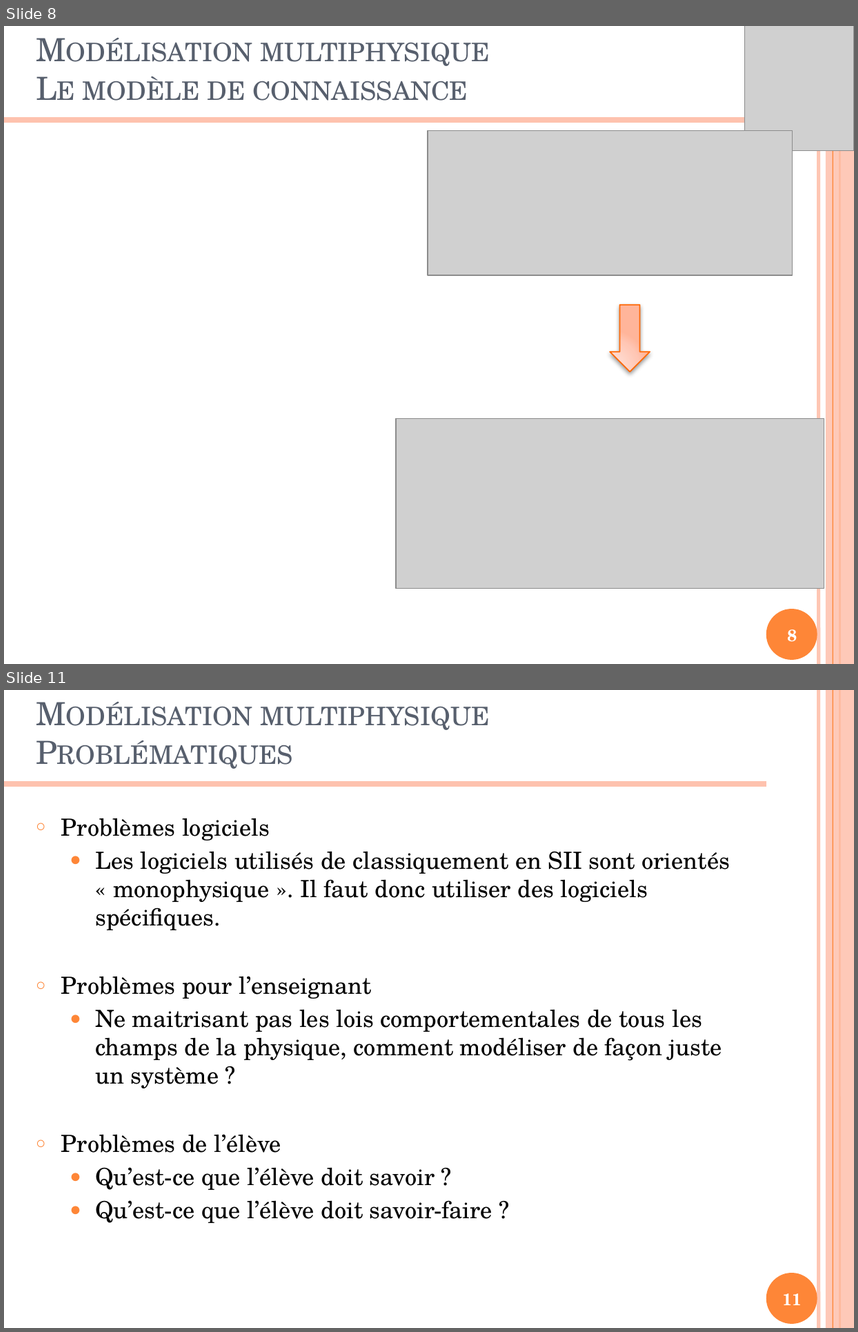
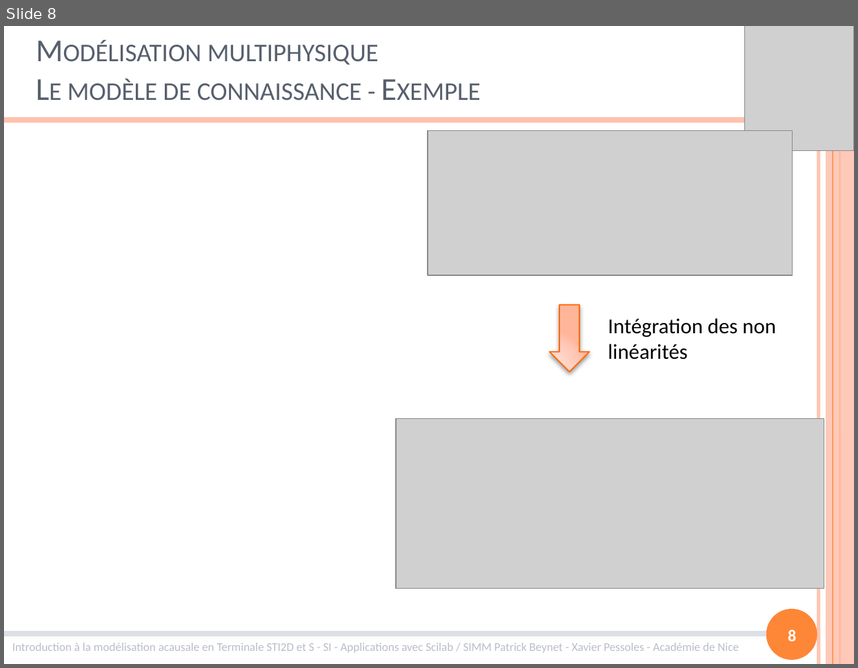
Before and after one commit to xpessoles/Formations, a slide deck: ModelisationMultiphysique/ModelisationMultiphysique.pptx. Shown one above the other, each under a label of ours: slides 8 and 11 before the commit, slide 8 after it; the slides between them are not shown. The pictures are 858x1332 and 858x668 pixels, drawn with LibreOffice and Linux fonts; fonts in the diff are those of the drawing; grey boxes stand for pictures. Boxes give left, top, right and bottom in pixels: in the first picture for what was removed or moved away, otherwise in the second. Text is boxed around its words. In the diff, an @@ line names an element or a change of style, - is before the commit and + after.

```diff
--- a/ModelisationMultiphysique/ModelisationMultiphysique.pptx
+++ b/ModelisationMultiphysique/ModelisationMultiphysique.pptx
@@ slide 11 removed at <box>4,690,854,1328</box>, background #FFFFFF; not listed: 6 template elements that a slide beside it also shows @@
@@ title removed at <box>260,707,490,730</box> @@
-Modélisation multiphysique
-Problématiques
@@ text removed at <box>61,818,730,1223</box> @@
-○ Problèmes logiciels
-  ● Les logiciels utilisés de classiquement en SII sont orientés « monophysique ». Il faut donc utiliser des logiciels spécifiques.
-○ Problèmes pour l’enseignant
-  ● Ne maitrisant pas les lois comportementales de tous les champs de la physique, comment modéliser de façon juste un système ?
-○ Problèmes de l’élève
-  ● Qu’est-ce que l’élève doit savoir ?
-  ● Qu’est-ce que l’élève doit savoir-faire ?
@@ page number removed at <box>782,1293,802,1305</box> @@
-11
@@ slide 8 changed as well @@
@@ title at <box>67,45,379,100</box>: text changed; font TeX Gyre Schola to Calibri @@
-Modélisation multiphysique
-Le modèle de connaissance
+Modélisation multiphysique
+Le modèle de connaissance - Exemple
@@ down arrow: place and size @@
-down arrow at <box>610,305,650,372</box>
+down arrow at <box>550,305,590,372</box>
@@ text added at <box>608,318,776,359</box>, 18 pt, text #000000 @@
+Intégration des non linéarités
@@ page number at <box>788,629,796,641</box>: font TeX Gyre Schola to Calibri @@
@@ line added from (4, 633) to (766, 633), #DCDFE3 4.5 pt @@
@@ text added at <box>12,642,739,653</box>, 10 pt, text #B9BEC7 @@
+Introduction à la modélisation acausale en Terminale STI2D et S - SI - Applications avec Scilab / SIMM Patrick Beynet - Xavier Pessoles - Académie de Nice
```
Also in this commit, not shown: 21 other slides changed, 13 slides added, 6 other slides removed.
